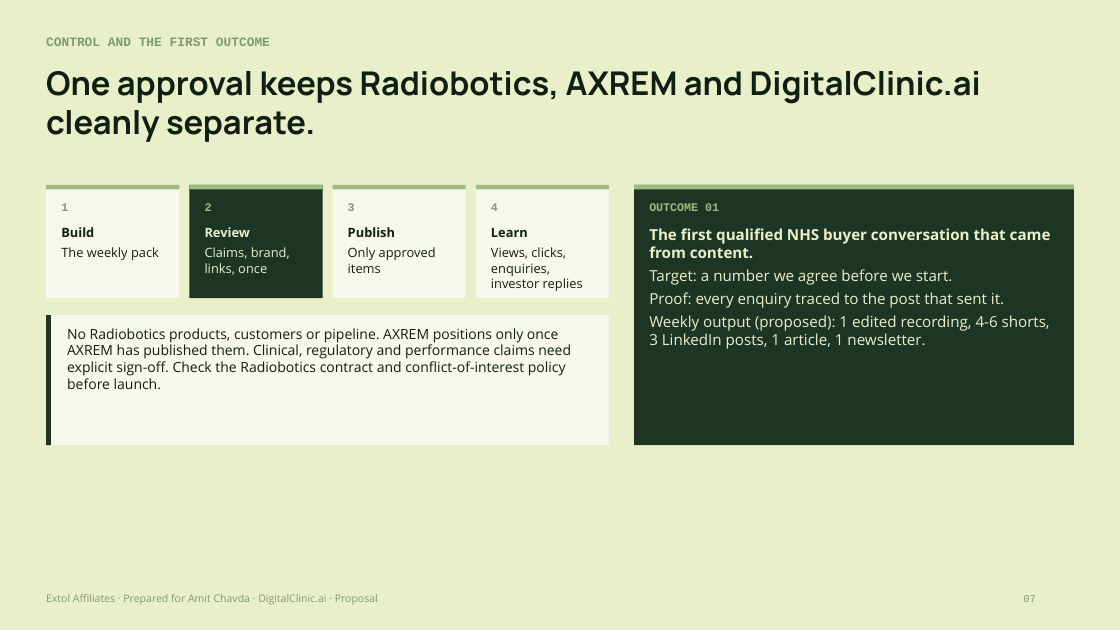
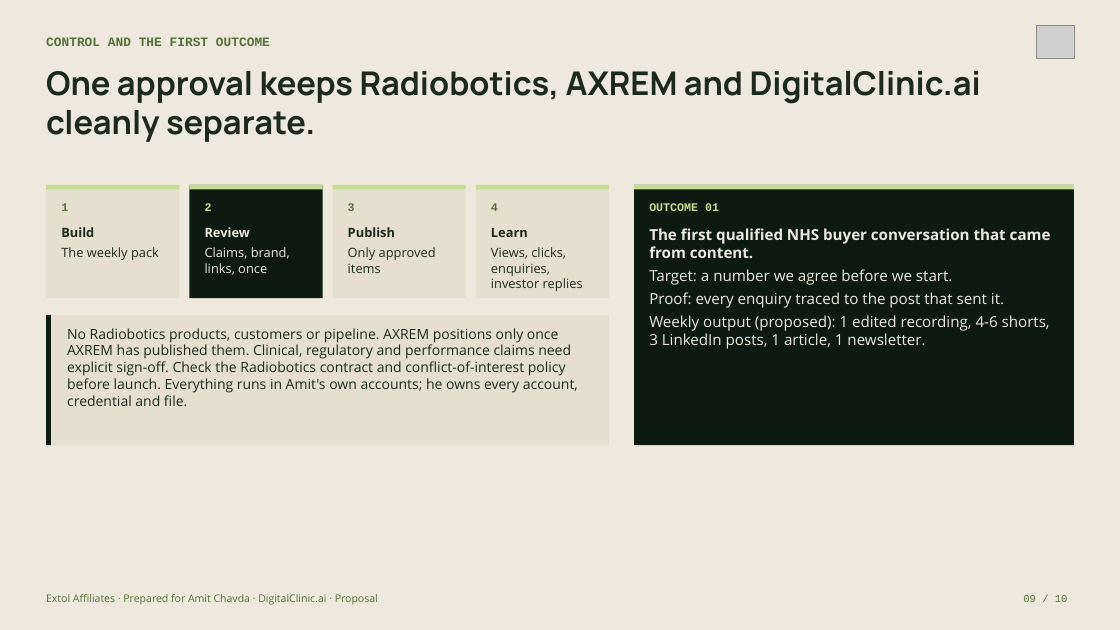
Before and after one commit to extolaffiliates/open-platform-site, a slide deck: slide 9 of presentations/amit-chavda/pptx/Amit_Chavda_x_Extol.pptx (slide 7 before the commit). Drawn at 1120x630 pixels with LibreOffice and Linux fonts; fonts in the diff are those of the drawing; grey boxes stand for pictures. Boxes give left, top, right and bottom in pixels: in the first picture for what was removed or moved away, otherwise in the second. Text is boxed around its words. In the diff, an @@ line names an element or a change of style, - is before the commit and + after.

```diff
--- a/presentations/amit-chavda/pptx/Amit_Chavda_x_Extol.pptx
+++ b/presentations/amit-chavda/pptx/Amit_Chavda_x_Extol.pptx
@@ background #E9F0C9 to #EDE9DC @@
@@ picture added at <box>1036,25,1075,59</box> @@
@@ text "2" at <box>205,203,212,211</box>: text colour #9EBB80 to #C6DE93 @@
@@ text colour #7E9C6B to #55703A in 5 elements at <box>46,37,270,46</box>, <box>46,594,378,605</box>, <box>61,203,68,211</box>, <box>348,203,355,211</box>, <box>491,203,498,211</box> @@
@@ fill #9EBB80 to #C6DE93 in 5 elements at <box>46,185,179,190</box>, <box>189,185,322,190</box>, <box>333,185,465,190</box>, <box>476,185,609,190</box>, <box>634,185,1074,190</box> @@
@@ fill #1D3524 to #0C1A11 in 3 elements at <box>189,185,322,298</box>, <box>46,315,51,445</box>, <box>634,185,1074,445</box> @@
@@ text "OUTCOME 01" at <box>649,203,719,211</box>: text colour #9EBB80 to #C6DE93 @@
@@ text "Review" at <box>205,227,290,275</box>: text colour #E9F0C9 to #EDE9DC @@
@@ text colour #101F14 to #1D2A1B in 4 elements at <box>46,71,981,142</box>, <box>61,227,159,260</box>, <box>348,227,436,273</box>, <box>491,228,583,291</box> @@
@@ text "The first qualified NHS buyer ..." at <box>649,228,1051,349</box>: text colour #E9F0C9 to #EDE9DC @@
@@ fill #F6F8EC to #E4DFCE in 4 elements at <box>46,185,179,298</box>, <box>333,185,465,298</box>, <box>476,185,609,298</box>, <box>46,315,609,445</box> @@
@@ text at <box>67,328,578,406</box>: text changed; text colour #101F14 to #1D2A1B @@
-No Radiobotics products, customers or pipeline. AXREM positions only once AXREM has published them. Clinical, regulatory and performance claims need explicit sign-off. Check the Radiobotics contract and conflict-of-interest policy before launch.
+No Radiobotics products, customers or pipeline. AXREM positions only once AXREM has published them. Clinical, regulatory and performance claims need explicit sign-off. Check the Radiobotics contract and conflict-of-interest policy before launch. Everything runs in Amit's own accounts; he owns every account, credential and file.
@@ text at <box>1023,595,1068,602</box>: text changed; text colour #7E9C6B to #55703A @@
-07
+09 / 10
```
Also in this commit, not shown: 7 other slides changed, 2 slides added, 12 other files.
